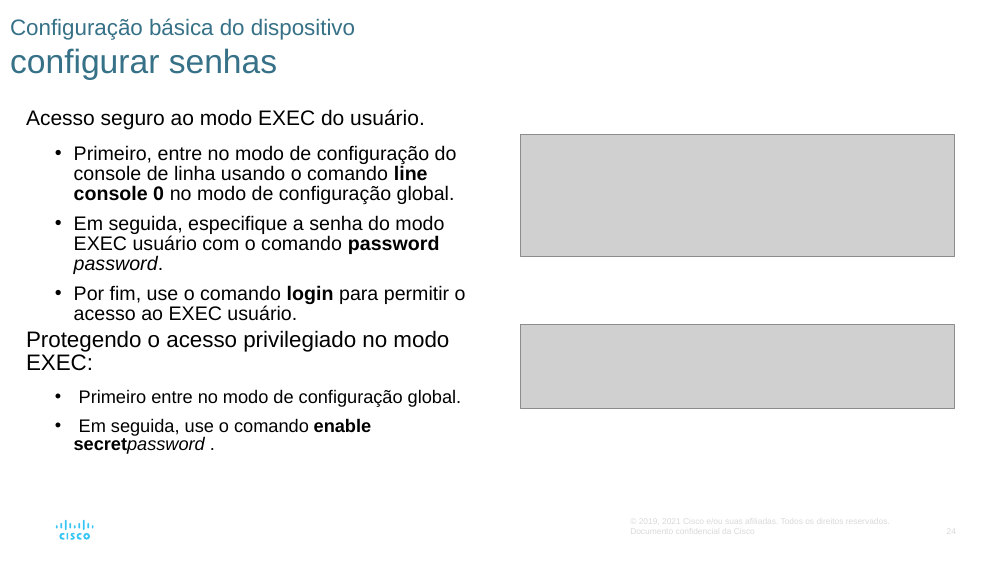
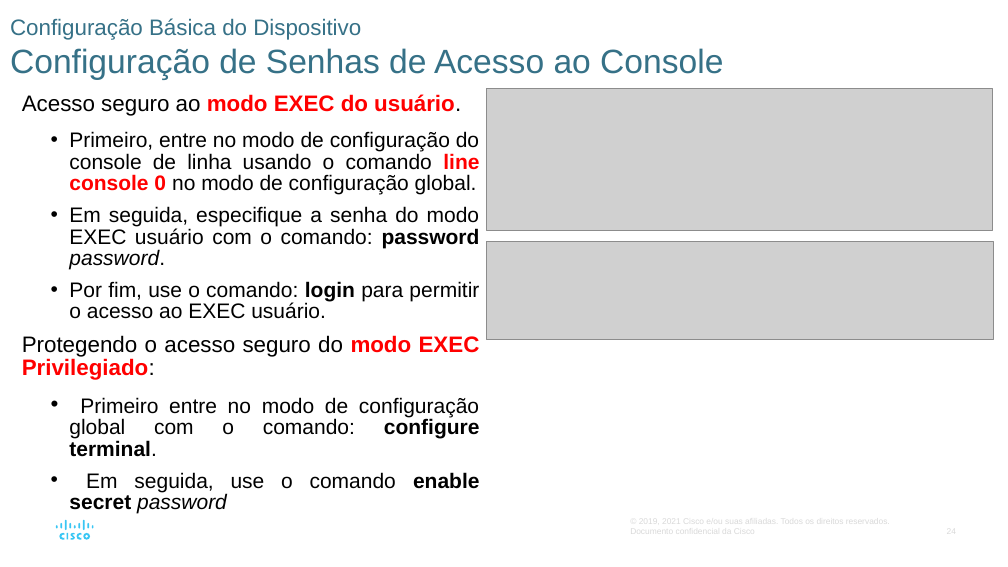
Before and after one commit to vaamonde/netacad, a slide deck: slide 24 of 02-CCNA-200-301-v7/01-CCNA-IntroducaoAsRedes-v7.02/01-Modulo01-PPTS/Modulo02-BasicoSwitchEndpoint.pptx. Drawn at 1008x567 pixels with LibreOffice and Linux fonts; fonts in the diff are those of the drawing; grey boxes stand for pictures. Boxes give left, top, right and bottom in pixels: in the first picture for what was removed or moved away, otherwise in the second. Text is boxed around its words. In the diff, an @@ line names an element or a change of style, - is before the commit and + after.

```diff
--- a/02-CCNA-200-301-v7/01-CCNA-IntroducaoAsRedes-v7.02/01-Modulo01-PPTS/Modulo02-BasicoSwitchEndpoint.pptx
+++ b/02-CCNA-200-301-v7/01-CCNA-IntroducaoAsRedes-v7.02/01-Modulo01-PPTS/Modulo02-BasicoSwitchEndpoint.pptx
@@ title at (10, 18, 723, 80): text changed; size 16 to 24 pt @@
-Configuração básica do dispositivo
-configurar senhas
+Configuração Básica do Dispositivo
+Configuração de Senhas de Acesso ao Console
@@ text "Acesso seguro ao modo EXEC ...": place and size @@
-text "Acesso seguro ao modo EXEC ..." at (26, 109, 466, 321)
+text "Acesso seguro ao modo EXEC ..." at (22, 94, 480, 514)
@@ picture: place and size @@
-picture at (521, 135, 956, 257)
+picture at (486, 88, 992, 230)
@@ text at (22, 94, 479, 195): size 15 to 16 pt in "Acesso seguro ao modo EXEC do usuário."; text colour #000000 to #FF0000 in "modo EXEC do usuário.", "line console 0"; bold on in "modo EXEC do usuário."; size 14 to 15 pt in "Primeiro, entre no modo de configuração do ..."; alignment left to justified @@
@@ text at (22, 206, 480, 514): text changed; size 14 to 15 pt @@
-    • Em seguida, especifique a senha do modo EXEC usuário com o comando password password.
-    • Por fim, use o comando login para permitir o acesso ao EXEC usuário.
+    • Em seguida, especifique a senha do modo EXEC usuário com o comando: password password.
+    • Por fim, use o comando: login para permitir o acesso ao EXEC usuário.
+Protegendo o acesso seguro do modo EXEC Privilegiado:
+    • Primeiro entre no modo de configuração global com o comando: configure terminal.
+    • Em seguida, use o comando enable secret password
@@ picture: place and size @@
-picture at (521, 325, 956, 408)
+picture at (486, 242, 993, 340)
@@ text removed at (26, 330, 462, 454) @@
-Protegendo o acesso privilegiado no modo EXEC:
-    • Primeiro entre no modo de configuração global.
-    • Em seguida, use o comando enable secretpassword .
```
Also in this commit, not shown: 28 other slides changed, 1 slide added, 29 other files.
